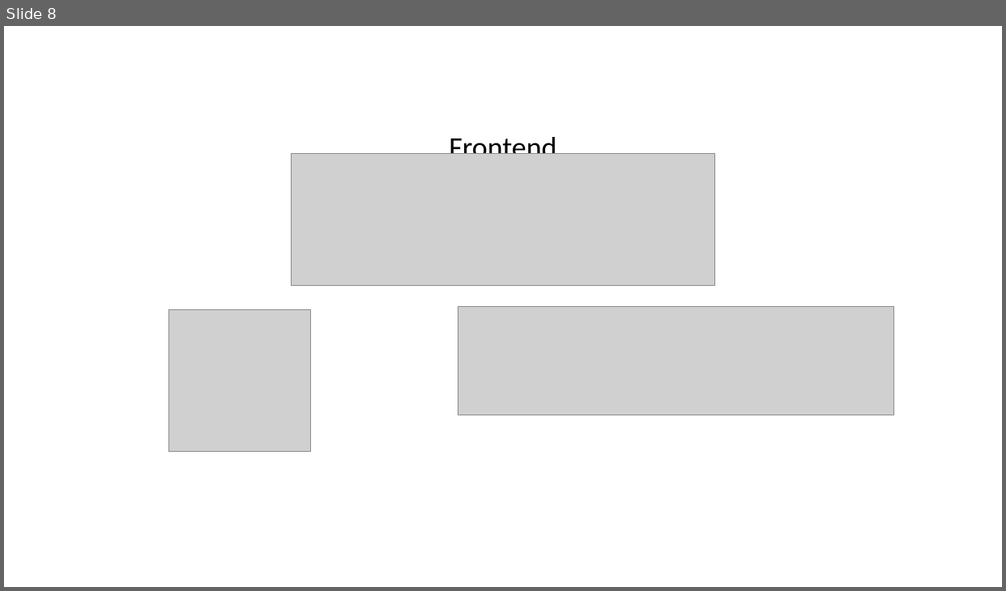
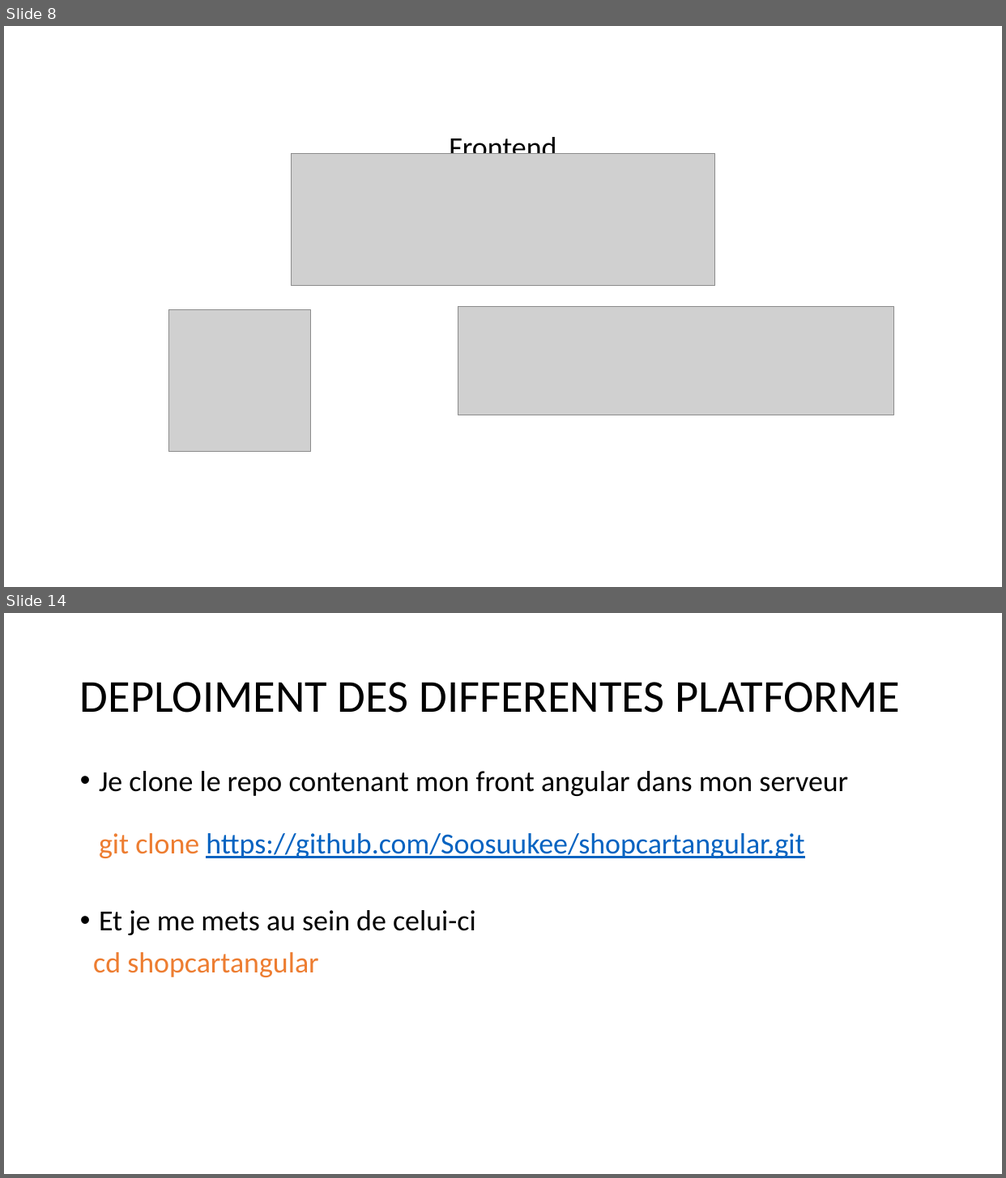
Before and after one commit to Soosuukee/shopcartfinal, a slide deck: SHOPCART.pptx. Shown one above the other, each under a label of ours: slide 8 before the commit, slides 8 and 14 after it; the slides between them are not shown. The pictures are 1006x591 and 1006x1178 pixels, drawn with LibreOffice and Linux fonts; fonts in the diff are those of the drawing; grey boxes stand for pictures. Boxes give left, top, right and bottom in pixels: in the first picture for what was removed or moved away, otherwise in the second. Text is boxed around its words. In the diff, an @@ line names an element or a change of style, - is before the commit and + after.

```diff
--- a/SHOPCART.pptx
+++ b/SHOPCART.pptx
@@ slide 14 added at (x1=4, y1=613, x2=1002, y2=1174), background #FFFFFF @@
@@ title added at (x1=80, y1=682, x2=901, y2=713), 44 pt, text #000000 @@
+DEPLOIMENT DES DIFFERENTES PLATFORME
@@ text added at (x1=93, y1=771, x2=848, y2=977), 28 pt, text #000000 @@
+• Je clone le repo contenant mon front angular dans mon serveur
+  git clone https://github.com/Soosuukee/shopcartangular.git
+• Et je me mets au sein de celui-ci
+cd shopcartangular
```
Also in this commit, not shown: 1 slide changed, 11 other slides added, 45 other files.
